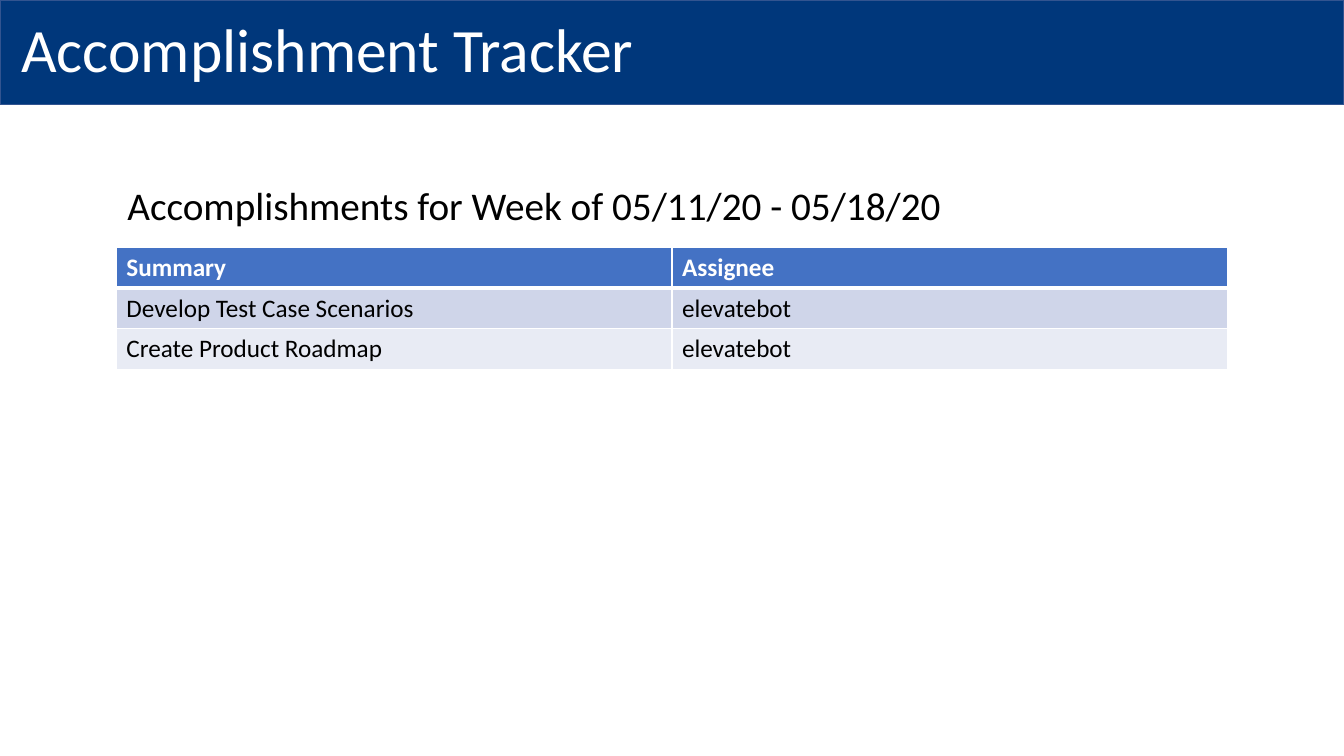
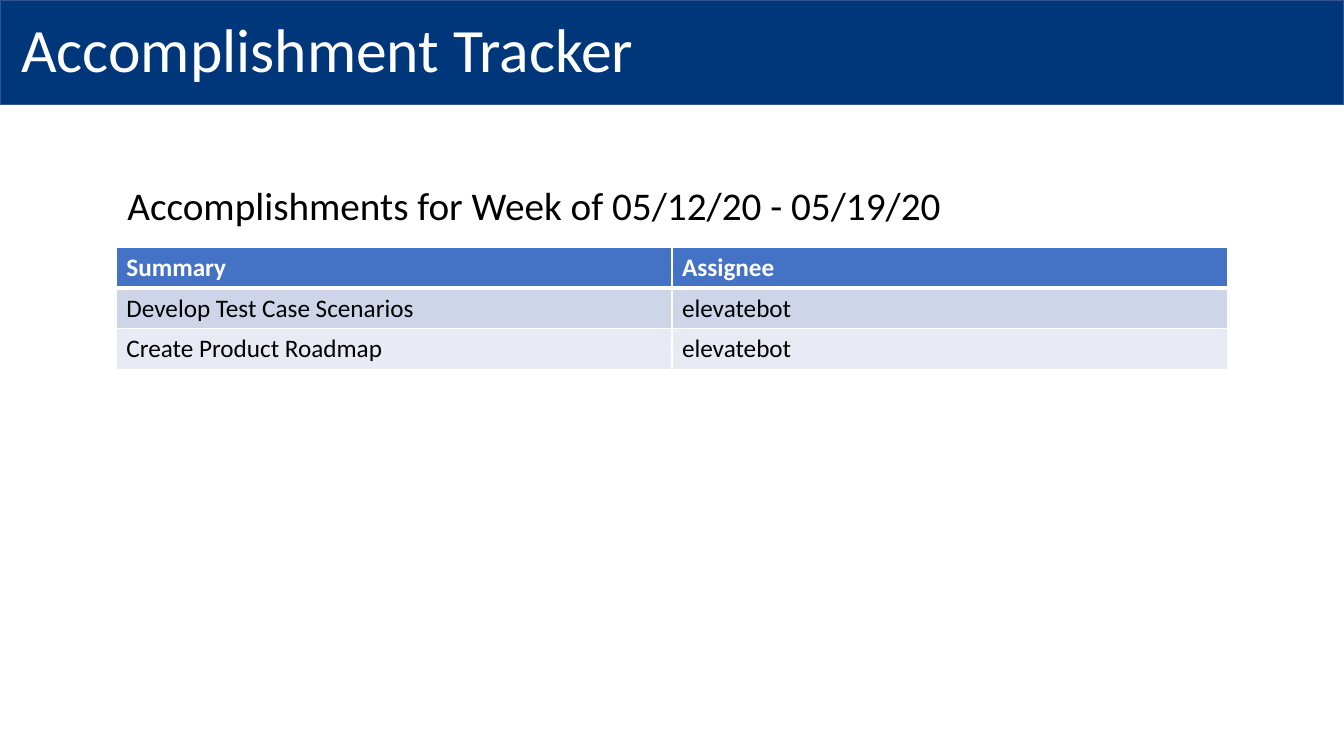
Before and after one commit to MindPetalSoftwareSolutions/VerticalApps_PMO-Bot, a slide deck: slide 2 of Data/Output/Robotic Process Automation PMO.pptx. Drawn at 1344x756 pixels with LibreOffice and Linux fonts; fonts in the diff are those of the drawing; background and template pictures are left out. Boxes give left, top, right and bottom in pixels: in the first picture for what was removed or moved away, otherwise in the second. Text is boxed around its words. In the diff, an @@ line names an element or a change of style, - is before the commit and + after.

```diff
--- a/Data/Output/Robotic Process Automation PMO.pptx
+++ b/Data/Output/Robotic Process Automation PMO.pptx
@@ text at (x1=127, y1=192, x2=940, y2=227): text changed @@
-Accomplishments for Week of 05/11/20 - 05/18/20
+Accomplishments for Week of 05/12/20 - 05/19/20
```
Also in this commit, not shown: 2 other slides changed, 2 other files.
